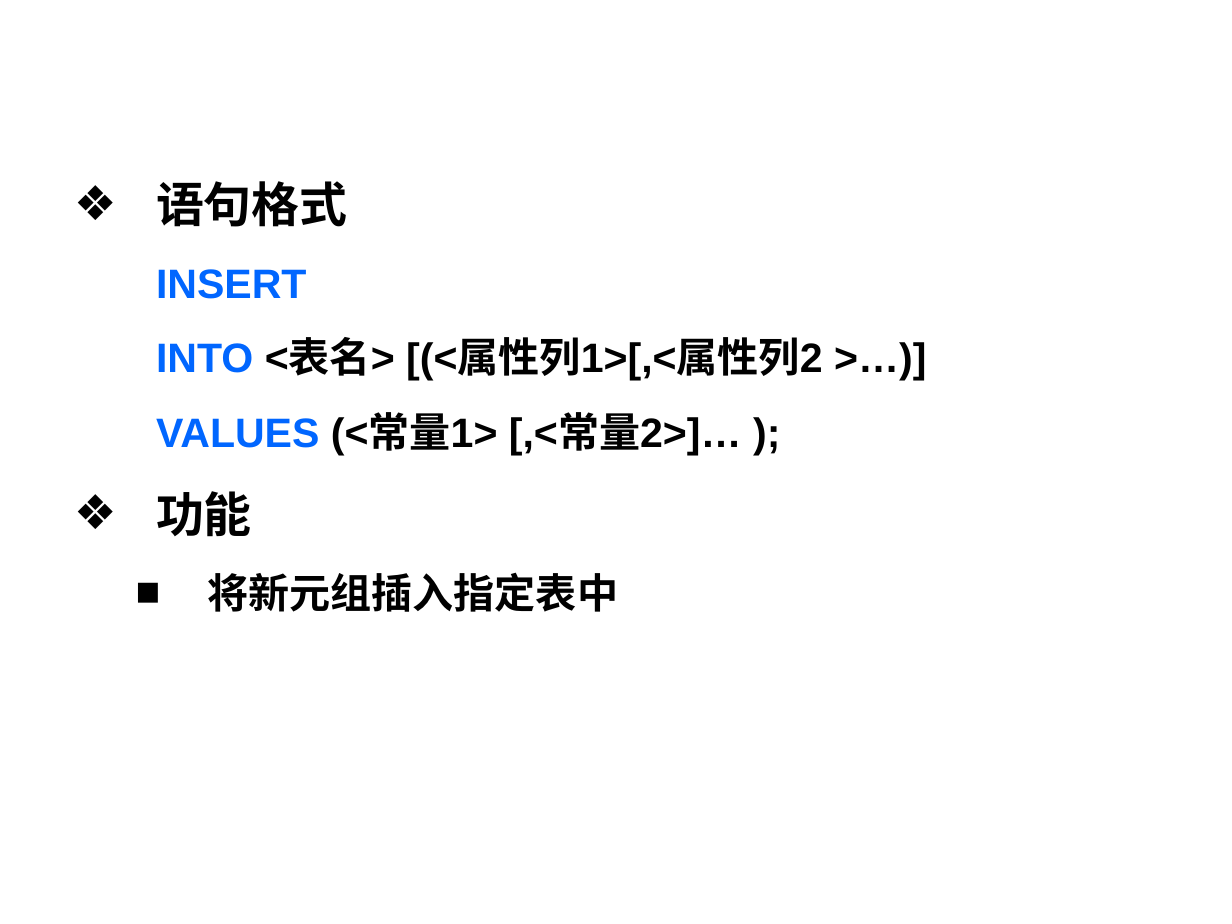
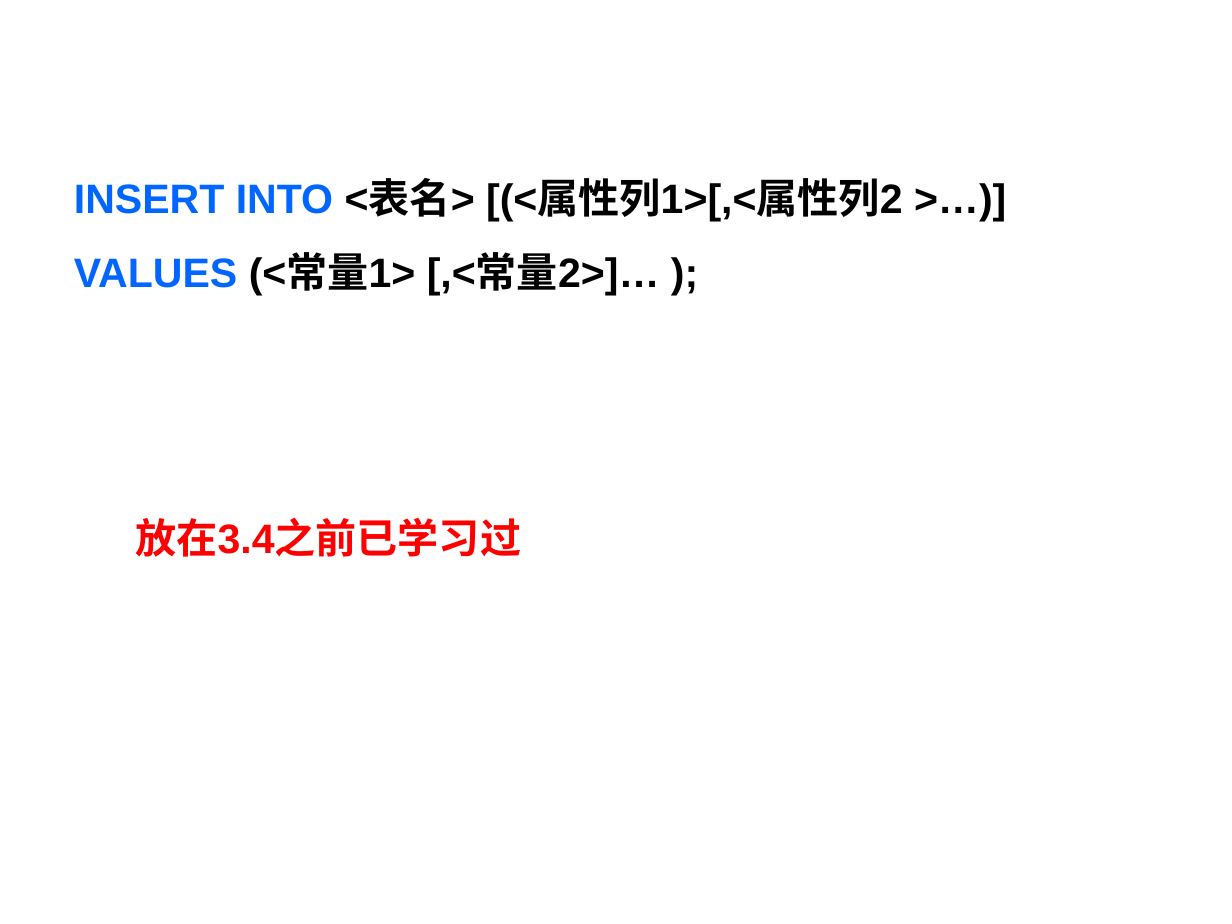
Before and after one commit to HBU/DataBase, a slide deck: slide 5 of PPT/DB第03章（3）.ppt. Drawn at 1232x924 pixels with LibreOffice and Linux fonts; fonts in the diff are those of the drawing; background and template pictures are left out. Boxes give left, top, right and bottom in pixels: in the first picture for what was removed or moved away, otherwise in the second. Text is boxed around its words. In the diff, an @@ line names an element or a change of style, - is before the commit and + after.

```diff
--- a/PPT/DB第03章（3）.ppt
+++ b/PPT/DB第03章（3）.ppt
@@ text at (74,180,903,221): text changed @@
-❖ 语句格式
-INSERT
-INTO <表名> [(<属性列1>[,<属性列2 >…)]
+INSERT INTO <表名> [(<属性列1>[,<属性列2 >…)]
@@ text at (74,255,660,296): indent changed @@
@@ text at (136,517,522,557): text changed; text colour #000000 to #FF0000 @@
-❖ 功能
-  ■ 将新元组插入指定表中
+  放在3.4之前已学习过
```
Also in this commit, not shown: 4 slides removed, 28 other files.
